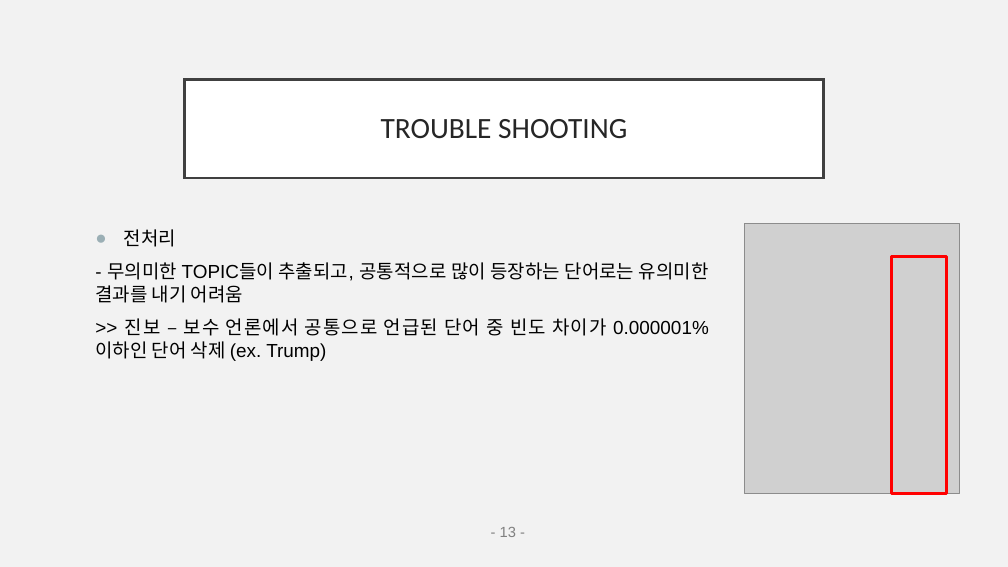
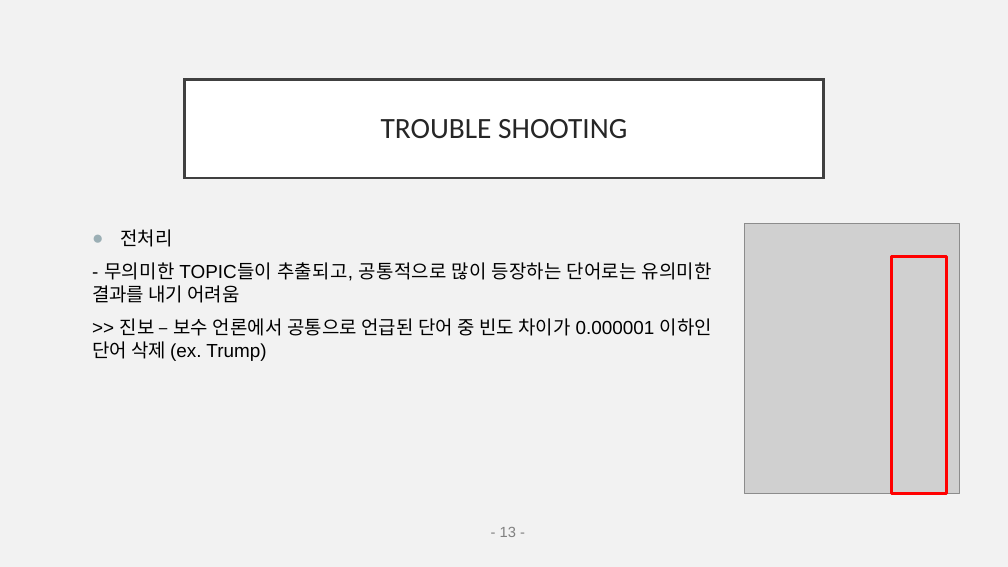
Before and after one commit to EJLEE5826/American_News_Topic_Modeling-using_LDA, a slide deck: slide 13 of final_pptNLP.pptx. Drawn at 1008x567 pixels with LibreOffice and Linux fonts; fonts in the diff are those of the drawing; grey boxes stand for pictures. Boxes give left, top, right and bottom in pixels: in the first picture for what was removed or moved away, otherwise in the second. Text is boxed around its words. In the diff, an @@ line names an element or a change of style, - is before the commit and + after.

```diff
--- a/final_pptNLP.pptx
+++ b/final_pptNLP.pptx
@@ text at (92, 318, 712, 361): text changed @@
->> 진보 – 보수 언론에서 공통으로 언급된 단어 중 빈도 차이가 0.000001% 이하인 단어 삭제 (ex. Trump)
+>> 진보 – 보수 언론에서 공통으로 언급된 단어 중 빈도 차이가 0.000001 이하인 단어 삭제 (ex. Trump)
```
Also in this commit, not shown: 17 other slides changed, 1 slide added, 1 other file.
